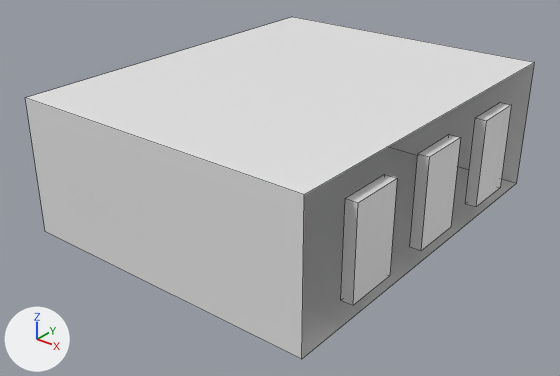
The FBX model Assets/Art/classroom_01.fbx: old version first, new version second.
Both versions are drawn from a 50 mm lens placed at (11.13, -14.58, 9.4), pointed at (0.0, -0.66, 0.78). Arrows for +X, +Y and +Z are at lower left; the lights stay in place. Mesh edges are drawn as thin lines. Where no turn or scale is listed for an object, it has been applied to the vertices.

Names of what the first picture shows: 'classroom_01'.
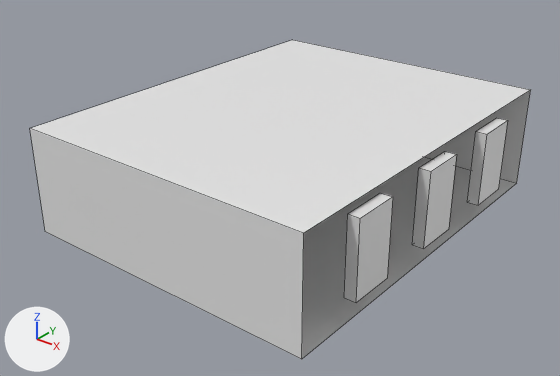
Where the change shows, as pixel boxes (x1, y1, x2, y2) in the pictures (560 x 376 px; the box of a moved part takes in the faces that stretch with it):
'classroom_01', reshaped (7% shorter): before (25, 17, 535, 359); after (30, 40, 531, 359)
part 1 of me_classroom_01_ncl1_1, moved or reshaped: before (25, 17, 535, 313); after (30, 40, 531, 313)
part 2 of me_classroom_01_ncl1_1, moved or reshaped: before (345, 174, 396, 203); after (348, 193, 392, 218)
part 3 of me_classroom_01_ncl1_1, moved or reshaped: before (418, 135, 460, 157); after (420, 151, 456, 171)
part 4 of me_classroom_01_ncl1_1, moved or reshaped: before (476, 103, 511, 121); after (476, 118, 507, 134)
part 5 of me_classroom_01_ncl1_1, moved or reshaped: before (341, 178, 397, 305); after (344, 197, 393, 303)

The change in detail:
me_classroom_01_ncl1_1 has 40 vertices, 24 faces, 4 loose edges and spans x -4.13..4.29, y -5.0..5.0, z 0.0..3.5.
me_classroom_01_ncl1_1 is used by ob_classroom_01; location (0.0, 0.0, 0.0).
me_classroom_01_ncl1_1 part 1: all 4 vertices in x -4.0..4.0, y -5.0..5.0, z 3.5 are moved by (0.0, 0.0, -0.75).
me_classroom_01_ncl1_1 part 2: all 2 vertices in x 4.0..4.29, y -3.73, z 2.93 are moved by (0.0, 0.11, -0.37).
me_classroom_01_ncl1_1 part 3: all 2 vertices in x 4.0..4.29, y -1.03, z 2.93 are moved by (0.0, 0.11, -0.37).
me_classroom_01_ncl1_1 part 4: all 2 vertices in x 4.0..4.29, y 1.67, z 2.93 are moved by (0.0, 0.11, -0.37).
me_classroom_01_ncl1_1 part 5: all 2 vertices in x 4.0..4.29, y -3.73, z 0.68 are moved by (0.0, 0.11, 0.0).
